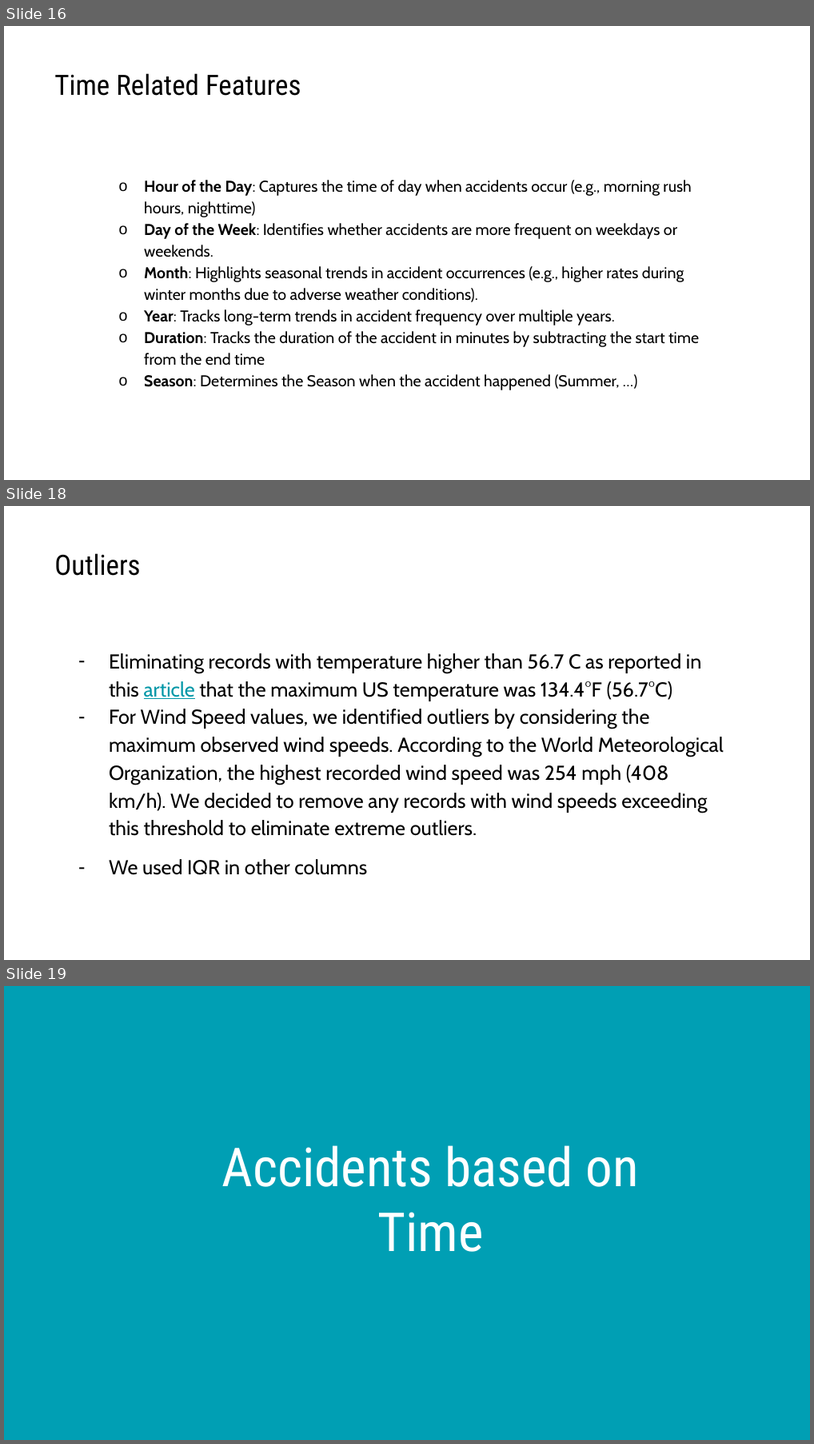
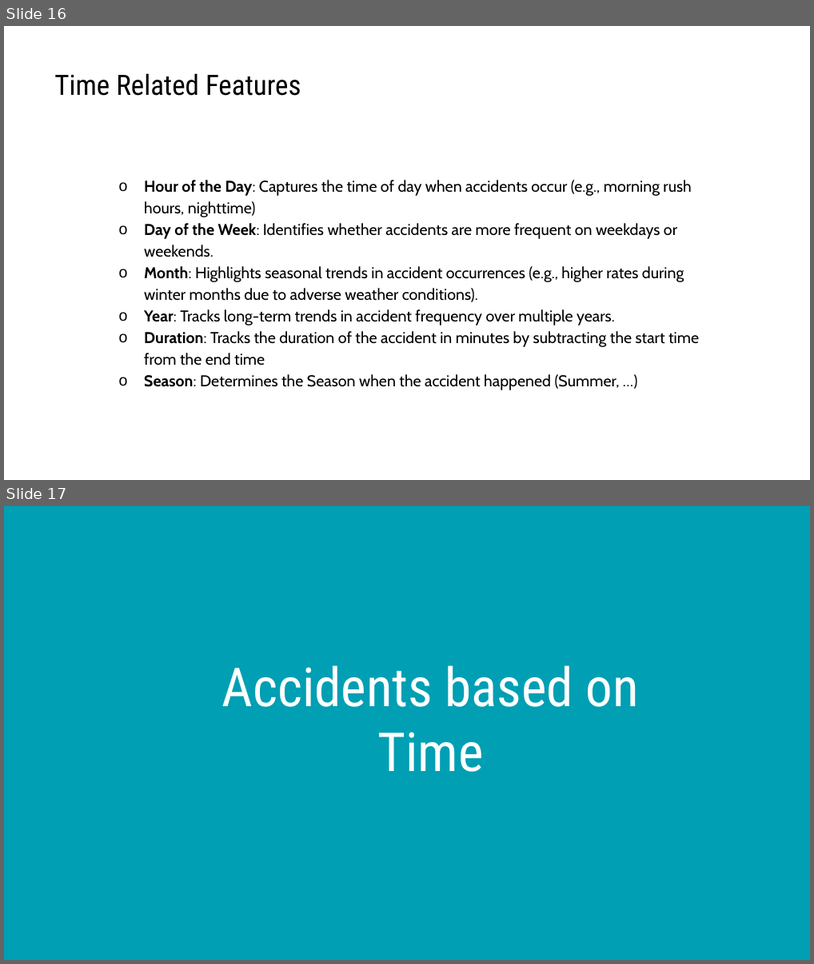
Before and after one commit to Person-Ad/US-Accidents-Big-Data-Analytics-Spark, a slide deck: docs/Team 10 Presentation.pptx. Shown one above the other, each under a label of ours: slides 16, 18 and 19 before the commit, slides 16 and 17 after it; the slides between them are not shown. The pictures are 814x1444 and 814x964 pixels, drawn with LibreOffice and Linux fonts; fonts in the diff are those of the drawing. Boxes give left, top, right and bottom in pixels: in the first picture for what was removed or moved away, otherwise in the second. Text is boxed around its words. In the diff, an @@ line names an element or a change of style, - is before the commit and + after.

```diff
--- a/docs/Team 10 Presentation.pptx
+++ b/docs/Team 10 Presentation.pptx
@@ slide 18 removed at (4, 506, 810, 960), background #FFFFFF @@
@@ title removed at (54, 553, 140, 576) @@
-Outliers
@@ text removed at (109, 653, 724, 875) @@
-– Eliminating records with temperature higher than 56.7 C as reported in this article that the maximum US temperature was 134.4°F (56.7°C)
-– For Wind Speed values, we identified outliers by considering the maximum observed wind speeds. According to the World Meteorological Organization, the highest recorded wind speed was 254 mph (408 km/h). We decided to remove any records with wind speeds exceeding this threshold to eliminate extreme outliers.
-– We used IQR in other columns
@@ what was slide 19 is now slide 17 @@
```
Also in this commit, not shown: 1 other slide removed, 8 other files.
